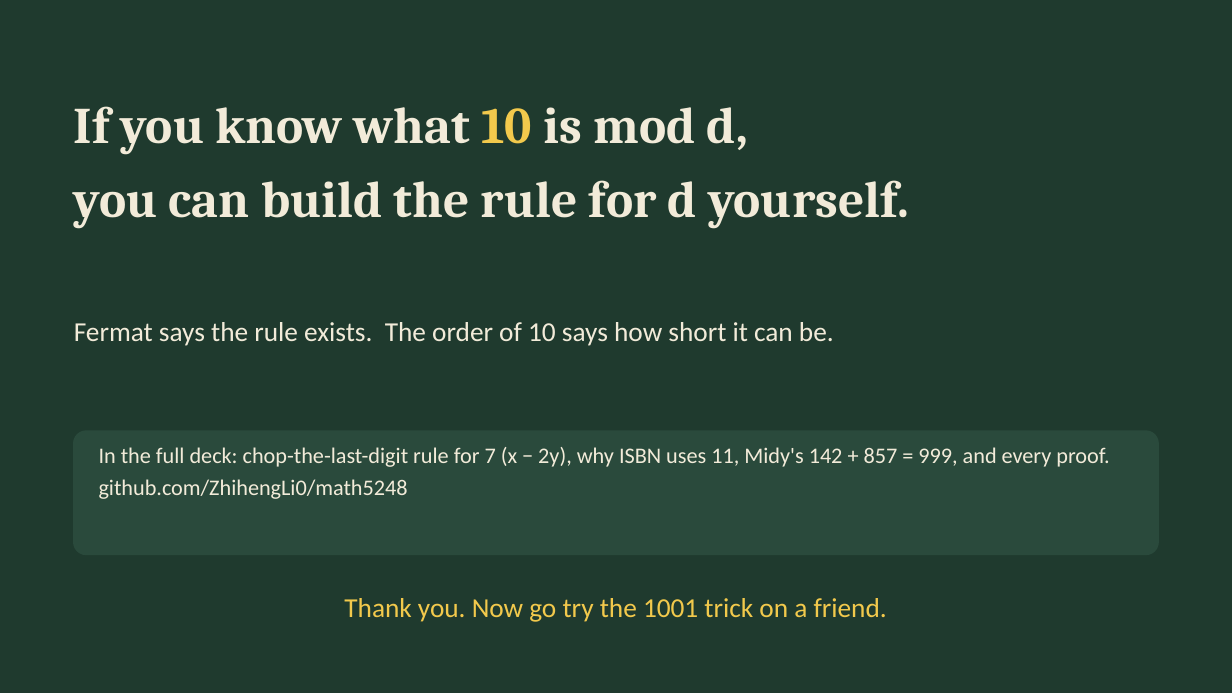
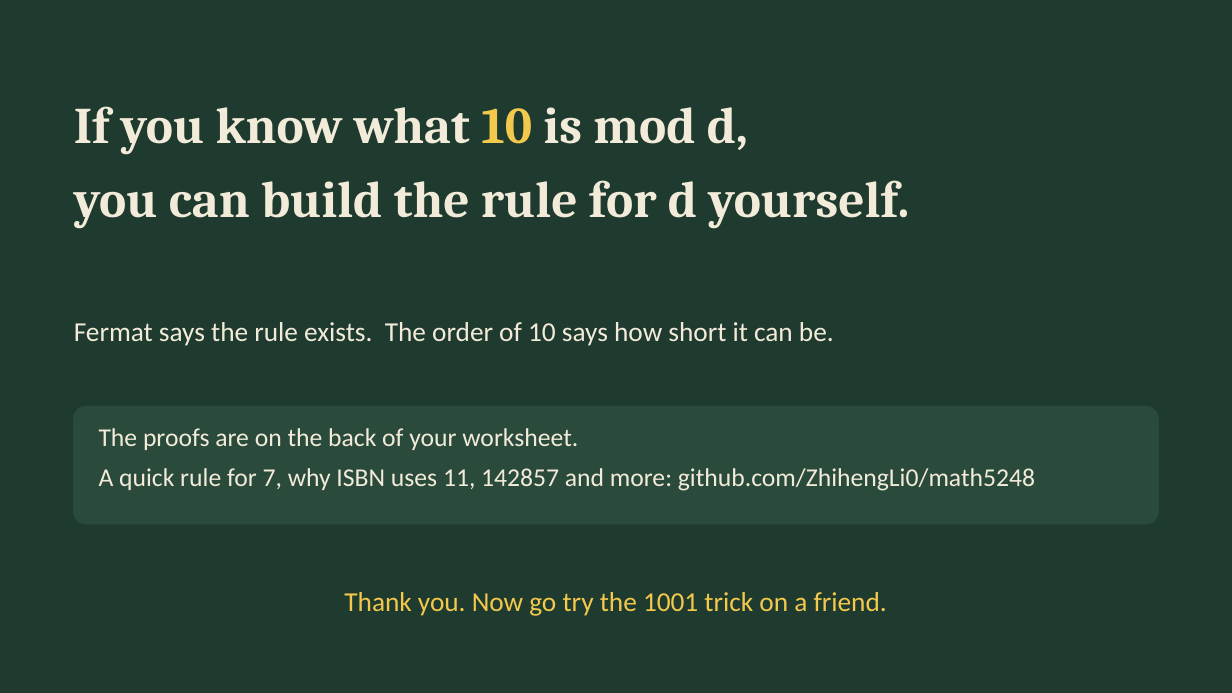
Before and after one commit to ZhihengLi0/math5248, a slide deck: slide 9 of presentation/PPT演讲版.pptx (slide 10 before the commit). Drawn at 1232x693 pixels with LibreOffice and Linux fonts; fonts in the diff are those of the drawing. Boxes give left, top, right and bottom in pixels: in the first picture for what was removed or moved away, otherwise in the second. Text is boxed around its words. In the diff, an @@ line names an element or a change of style, - is before the commit and + after.

```diff
--- a/presentation/PPT演讲版.pptx
+++ b/presentation/PPT演讲版.pptx
@@ rounded rectangle: place and size @@
-rounded rectangle at (74,431,1158,554)
+rounded rectangle at (74,407,1158,524)
@@ rounded rectangle at (74,407,1158,524): proportions changed @@
@@ text at (99,428,1035,491): text changed; size 13 to 15 pt @@
-In the full deck: chop-the-last-digit rule for 7 (x − 2y), why ISBN uses 11, Midy's 142 + 857 = 999, and every proof.
-github.com/ZhihengLi0/math5248
+The proofs are on the back of your worksheet.
+A quick rule for 7, why ISBN uses 11, 142857 and more: github.com/ZhihengLi0/math5248
@@ text "Thank you. Now go try ...": place and size @@
-text "Thank you. Now go try ..." at (344,598,887,622)
+text "Thank you. Now go try ..." at (344,592,887,616)
```
Also in this commit, not shown: 5 other slides changed, 1 slide removed, 20 other files.
